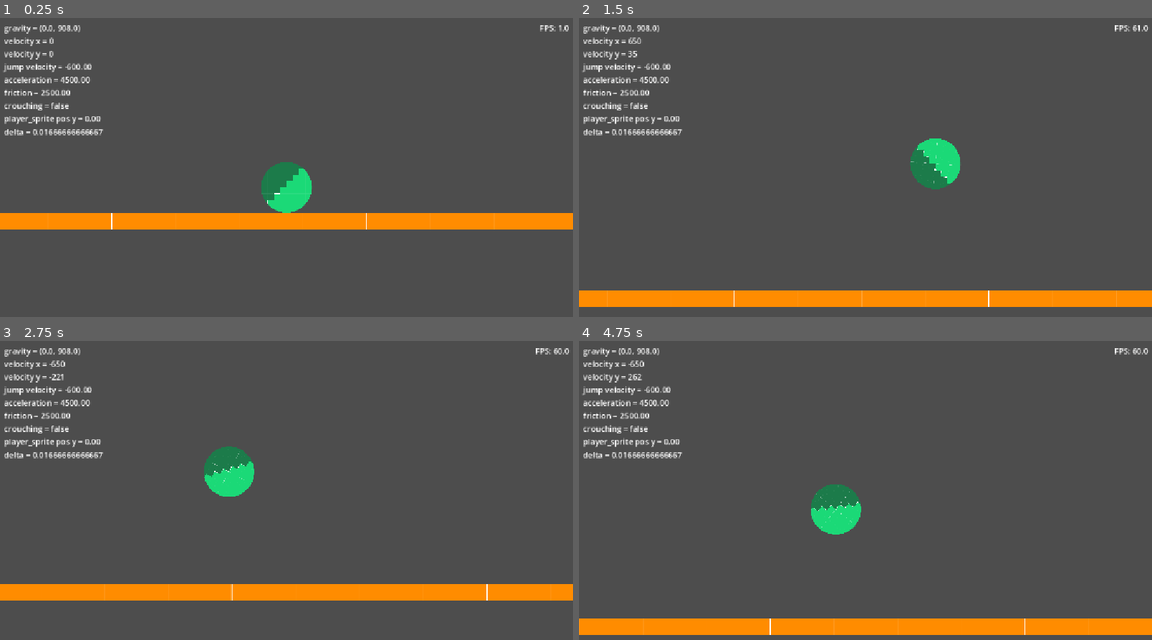
Above: before the commit, frames 1-4 (two rows, left to right).
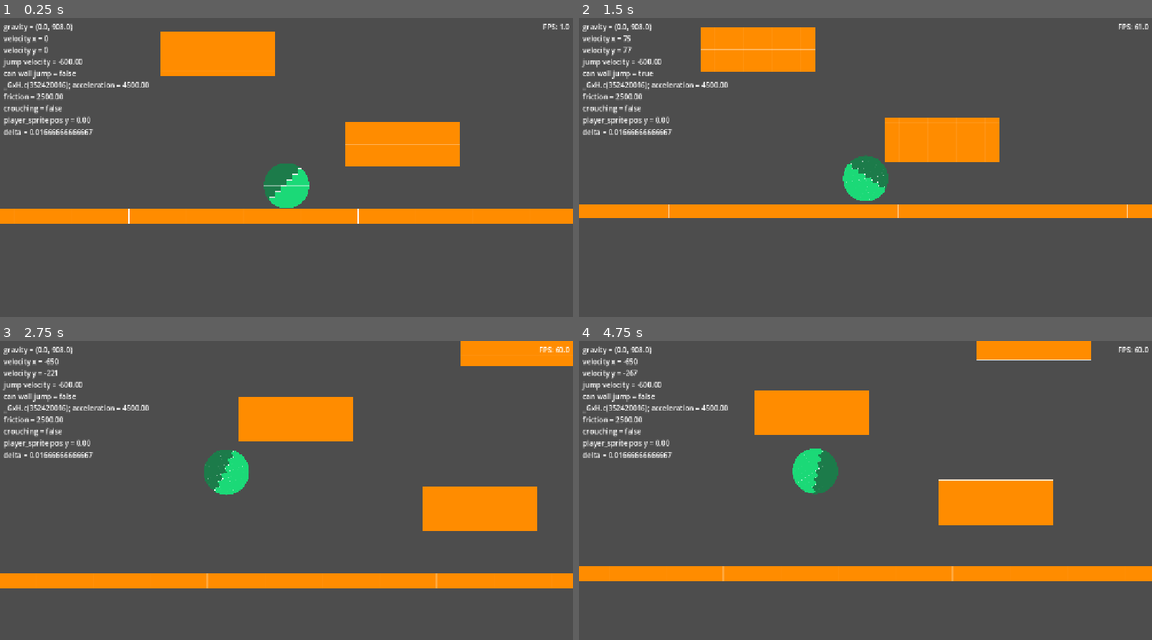
Above: after the commit, the same moments.

Repository: mitchglitchisdabestg/Haven-game
Game: Godot game, scene res://Scenes/basic_world.tscn
The game is run twice, just before and just after one commit, with the same random seed, the same clock (stepped at 60 frames per second) and the same inputs.
Inputs:
- Up to frame 1 (0.25 s): no input
- Up to frame 2 (1.5 s): hold D (right) from 0.53 s (still down); tap Ctrl (crouch) at 0.6 s; tap Space (jump) at 0.77, 0.8, 1.07, 1.35 s
- Up to frame 3 (2.75 s): tap Space (jump) at 1.52, 1.82, 2.3 s; tap Ctrl (crouch) at 1.55, 2.1 s; release D (right) at 2.03 s; hold A (left) from 2.03 s (still down)
- Up to frame 4 (4.75 s): release A (left) at 2.78 s; hold D (right) 2.78-4.28 s; tap Shift (sprint) at 2.85 s; tap Space (jump) at 3.02, 3.32, 3.77, 3.8, 4.07, 4.35, 4.52 s; tap Ctrl (crouch) at 3.05, 3.6, 4.55 s; hold A (left) from 4.28 s (still down)

The runs differ from the first frame. In frame 1, 12% of the frame differs, in the area x 0-100%, y 1-71%; in frame 2, 20%; in frame 3, 18%; in frame 4, 22%, in the area x 0-100%, y 0-99%.

Commit message:
wall jumping and prototype walls

Diff:
--- /dev/null
+++ b/Scenes/basic_platform.tscn
@@ -0,0 +1,20 @@
+[gd_scene format=3 uid="uid://chqyu0y7vnci0"]
+
+[ext_resource type="Texture2D" uid="uid://bu330wxhlr0p2" path="res://Resources/Prototype/Orange/texture_02.png" id="1_abi2v"]
+[ext_resource type="Script" uid="uid://c2qfjep3w1uep" path="res://Scripts/basic_platform.gd" id="1_q7hxk"]
+[ext_resource type="PackedScene" uid="uid://cb8syerojevpy" path="res://Scenes/wall_jump_area.tscn" id="3_t6d03"]
+
+[sub_resource type="RectangleShape2D" id="RectangleShape2D_usgnq"]
+size = Vector2(274, 98)
+
+[node name="StaticBody2D" type="StaticBody2D" unique_id=181026950]
+script = ExtResource("1_q7hxk")
+
+[node name="Sprite2D" type="Sprite2D" parent="." unique_id=123445188]
+scale = Vector2(0.25, 0.09765625)
+texture = ExtResource("1_abi2v")
+
+[node name="CollisionShape2D" type="CollisionShape2D" parent="." unique_id=2092970980]
+shape = SubResource("RectangleShape2D_usgnq")
+
+[node name="wall_jump_area" parent="." unique_id=1617807810 instance=ExtResource("3_t6d03")]
--- /dev/null
+++ b/Scenes/basic_platforms.tscn
@@ -0,0 +1,23 @@
+[gd_scene format=3 uid="uid://bd36srvcbnt82"]
+
+[ext_resource type="PackedScene" uid="uid://chqyu0y7vnci0" path="res://Scenes/basic_platform.tscn" id="1_7qcoo"]
+
+[node name="basic_platforms" type="Node2D" unique_id=1095278997]
+
+[node name="StaticBody2D" parent="." unique_id=181026950 instance=ExtResource("1_7qcoo")]
+position = Vector2(258, -143)
+
+[node name="StaticBody2D2" parent="." unique_id=894018516 instance=ExtResource("1_7qcoo")]
+position = Vector2(-154, -344)
+
+[node name="StaticBody2D3" parent="." unique_id=934537979 instance=ExtResource("1_7qcoo")]
+position = Vector2(343, -511)
+
+[node name="StaticBody2D4" parent="." unique_id=229532849 instance=ExtResource("1_7qcoo")]
+position = Vector2(812, -603)
+
+[node name="StaticBody2D5" parent="." unique_id=1049894739 instance=ExtResource("1_7qcoo")]
+position = Vector2(1377, -834)
+
+[node name="StaticBody2D6" parent="." unique_id=2025550451 instance=ExtResource("1_7qcoo")]
+position = Vector2(1809, -1080)
--- a/Scenes/basic_world.tscn
+++ b/Scenes/basic_world.tscn
@@ -1,16 +1,17 @@
-[gd_scene load_steps=4 format=3 uid="uid://dnjc7jbpfdh2a"]
+[gd_scene format=3 uid="uid://dnjc7jbpfdh2a"]
 
 [ext_resource type="Texture2D" uid="uid://bu330wxhlr0p2" path="res://Resources/Prototype/Orange/texture_02.png" id="1_cw8j7"]
 [ext_resource type="PackedScene" uid="uid://s5knk7obedau" path="res://Scenes/player.tscn" id="2_rqcs4"]
+[ext_resource type="PackedScene" uid="uid://bd36srvcbnt82" path="res://Scenes/basic_platforms.tscn" id="3_dfxwm"]
 
 [sub_resource type="WorldBoundaryShape2D" id="WorldBoundaryShape2D_rqcs4"]
 
-[node name="basic_world" type="StaticBody2D"]
+[node name="basic_world" type="StaticBody2D" unique_id=857319446]
 
-[node name="world_boundary" type="CollisionShape2D" parent="."]
+[node name="world_boundary" type="CollisionShape2D" parent="." unique_id=2085683967]
 shape = SubResource("WorldBoundaryShape2D_rqcs4")
 
-[node name="world_boundary_texture" type="Sprite2D" parent="."]
+[node name="world_boundary_texture" type="Sprite2D" parent="." unique_id=134581438]
 texture_repeat = 2
 position = Vector2(0, 17)
 scale = Vector2(1, 0.095)
@@ -18,5 +19,7 @@
 region_enabled = true
 region_rect = Rect2(-56575.324, 0, 94397.91, 338.90234)
 
-[node name="player" parent="." instance=ExtResource("2_rqcs4")]
+[node name="player" parent="." unique_id=1185885422 instance=ExtResource("2_rqcs4")]
 position = Vector2(0, -75)
+
+[node name="basic_platforms" parent="." unique_id=1095278997 instance=ExtResource("3_dfxwm")]
--- a/Scenes/player.tscn
+++ b/Scenes/player.tscn
@@ -8,31 +8,32 @@
 [sub_resource type="CircleShape2D" id="CircleShape2D_6t5aa"]
 radius = 51.009804
 
-[node name="player" type="CharacterBody2D"]
+[node name="player" type="CharacterBody2D" unique_id=1887962406]
 script = ExtResource("1_cvnsp")
 acceleration = 4500.0
 friction = 2500.0
+fall_gravity_multiplier = 1.65
 
-[node name="sprite_parent" type="Sprite2D" parent="."]
+[node name="sprite_parent" type="Sprite2D" parent="." unique_id=1827462053]
 clip_children = 2
 scale = Vector2(0.159, 0.159)
 texture = ExtResource("2_vgqql")
 
-[node name="circle_mask" type="Sprite2D" parent="sprite_parent"]
+[node name="circle_mask" type="Sprite2D" parent="sprite_parent" unique_id=1415873267]
 texture = ExtResource("2_vgqql")
 
-[node name="proto_player_texture" type="Sprite2D" parent="sprite_parent/circle_mask"]
+[node name="proto_player_texture" type="Sprite2D" parent="sprite_parent/circle_mask" unique_id=1656293334]
 clip_children = 2
 scale = Vector2(0.6274511, 0.6274511)
 texture = ExtResource("2_cvnsp")
 
-[node name="CollisionShape2D" type="CollisionShape2D" parent="."]
+[node name="CollisionShape2D" type="CollisionShape2D" parent="." unique_id=1207525321]
 shape = SubResource("CircleShape2D_6t5aa")
 
-[node name="Camera2D" type="Camera2D" parent="."]
+[node name="Camera2D" type="Camera2D" parent="." unique_id=1471862222]
 position_smoothing_enabled = true
 position_smoothing_speed = 2.135
 
-[node name="CanvasLayer" type="CanvasLayer" parent="."]
+[node name="CanvasLayer" type="CanvasLayer" parent="." unique_id=919148663]
 
-[node name="player_ui" parent="CanvasLayer" instance=ExtResource("3_6t5aa")]
+[node name="player_ui" parent="CanvasLayer" unique_id=1265858261 instance=ExtResource("3_6t5aa")]
--- /dev/null
+++ b/Scenes/wall_jump_area.tscn
@@ -0,0 +1,15 @@
+[gd_scene format=3 uid="uid://cb8syerojevpy"]
+
+[ext_resource type="Script" uid="uid://cer2e4p8uxol6" path="res://Scripts/wall_jump_area.gd" id="1_tv1w2"]
+
+[sub_resource type="RectangleShape2D" id="RectangleShape2D_usgnq"]
+size = Vector2(274, 98)
+
+[node name="wall_jump_area" type="Area2D" unique_id=1617807810]
+script = ExtResource("1_tv1w2")
+
+[node name="CollisionShape2D" type="CollisionShape2D" parent="." unique_id=1770265254]
+shape = SubResource("RectangleShape2D_usgnq")
+
+[connection signal="body_entered" from="." to="." method="_on_body_entered"]
+[connection signal="body_exited" from="." to="." method="_on_body_exited"]
--- /dev/null
+++ b/Scripts/basic_platform.gd
@@ -0,0 +1,6 @@
+extends StaticBody2D
+
+
+# Called when the node enters the scene tree for the first time.
+func _ready() -> void:
+	$wall_jump_area/CollisionShape2D.shape.size.x = $CollisionShape2D.shape.size.x + 15.0
--- a/Scripts/player.gd
+++ b/Scripts/player.gd
@@ -6,6 +6,7 @@
 @export var friction: float = 1000.0
 var jump_velocity: float = -600.0
 const CHARGED_JUMP_MULT: float = 1.3
+@export var fall_gravity_multiplier: float = 1.8
 var sprint_speed_mult: float = 1.02
 var max_speed: float = 1800.0
 var min_speed: float = 650.0
@@ -24,6 +25,8 @@
 var sprite_scale_y: float = 0.159
 var crouching_sprite_y_pos: float = 19.0
 var crouching_tween: Tween
+
+var can_wall_jump: bool = false
 
 func _ready() -> void:
 	$CanvasLayer/player_ui.player_parent = self # set the ui player reference to this so it can get values to display
@@ -60,11 +63,14 @@
 
 func _physics_process(delta: float) -> void:
 	# Add the gravity.
-	if not is_on_floor():
-		velocity += gravity * delta
+	var current_gravity = gravity
+	if velocity.y > 0:
+		current_gravity *= fall_gravity_multiplier
+
+	velocity.y += current_gravity.y * delta
 
 	# Handle jump.
-	if Input.is_action_just_pressed("jump") and is_on_floor():
+	if Input.is_action_just_pressed("jump") and is_on_floor() or Input.is_action_just_pressed("jump") and can_wall_jump:
 		if crouching:
 			velocity.y = jump_velocity * CHARGED_JUMP_MULT #if holding crouch and jump do charged
 			crouching = false
--- a/Scripts/player_ui.gd
+++ b/Scripts/player_ui.gd
@@ -13,13 +13,14 @@
 	velocity x = %d
 	velocity y = %d
 	jump velocity = %.2f
+	can wall jump = %s
 	acceleration = %.2f
 	friction = %.2f
 	crouching = %s
 	player_sprite pos y = %.2f" %                                               \
 	[str(player_parent.gravity),                                                \
 	player_parent.velocity.x, player_parent.velocity.y,                         \
-	player_parent.jump_velocity,                                                \
+	player_parent.jump_velocity, str(player_parent.can_wall_jump),              \
 	player_parent.acceleration, player_parent.friction,                         \
 	str(player_parent.crouching), player_parent.player_sprite.position.y]
 
--- /dev/null
+++ b/Scripts/wall_jump_area.gd
@@ -0,0 +1,12 @@
+extends Area2D
+
+
+
+func _on_body_entered(body: Node2D) -> void:
+	if body.has_method("crouch_anim"):
+		body.can_wall_jump = true
+
+
+func _on_body_exited(body: Node2D) -> void:
+	if body.has_method("crouch_anim"):
+		body.can_wall_jump = false
--- a/project.godot
+++ b/project.godot
@@ -25,6 +25,8 @@
 
 [display]
 
+window/size/viewport_width=1280
+window/size/viewport_height=720
 window/stretch/mode="canvas_items"
 window/stretch/aspect="expand"
 
Not shown: 1 places in Scenes/player.tscn that only renumber resources
Not shown, added: Scripts/basic_platform.gd.uid
Not shown, added: Scripts/wall_jump_area.gd.uid
